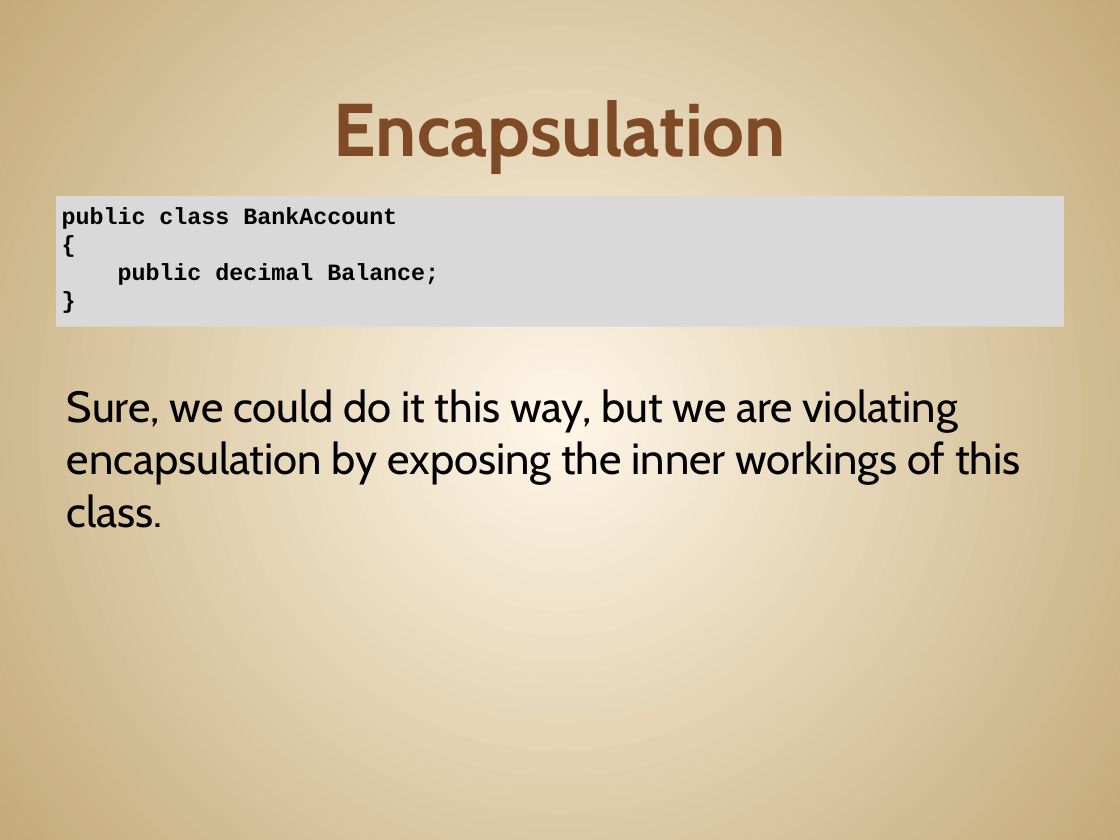
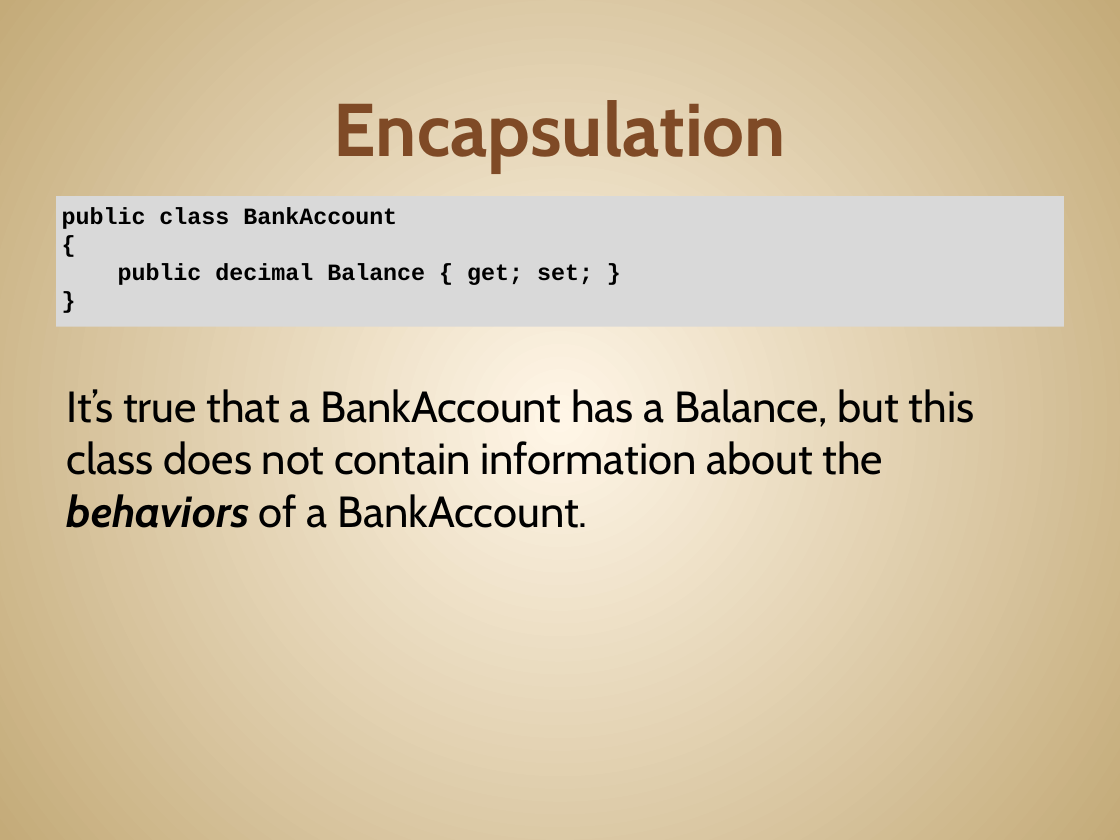
Before and after one commit to JonKruger/oop-solid-sample, a slide deck: slide 18 of slides/OOP-SOLID-CodeMash.pptx. Drawn at 1120x840 pixels with LibreOffice and Linux fonts; fonts in the diff are those of the drawing. Boxes give left, top, right and bottom in pixels: in the first picture for what was removed or moved away, otherwise in the second. Text is boxed around its words. In the diff, an @@ line names an element or a change of style, - is before the commit and + after.

Commit message:
added more to encapsulation example

```diff
--- a/slides/OOP-SOLID-CodeMash.pptx
+++ b/slides/OOP-SOLID-CodeMash.pptx
@@ text at (118,263,593,285): text changed @@
-public decimal Balance;
+public decimal Balance { get; set; }
@@ text at (67,389,975,528): text changed @@
-Sure, we could do it this way, but we are violating encapsulation by exposing the inner workings of this class.
+It’s true that a BankAccount has a Balance, but this class does not contain information about the behaviors of a BankAccount.
```
Also in this commit, not shown: 3 other slides changed, 1 slide added.
